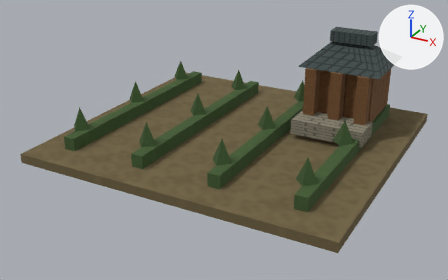
What one commit did to the glTF model app/src/main/assets/3d/field/domestic-FARM-1-lod0.glb.
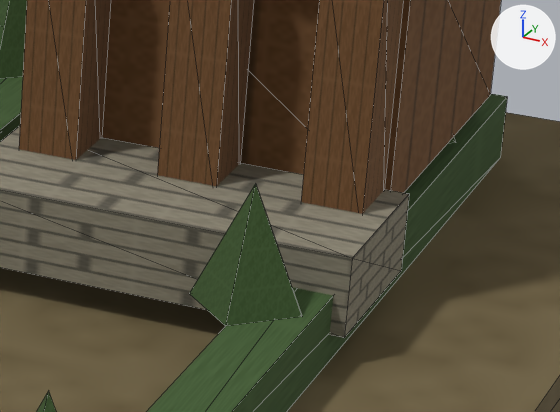
Each version appears first whole from a 50 mm lens placed at (0.735, -1.425, 0.704), pointed at (-0.012, -0.068, 0.026), and next in a close-up on the part from 67% to 89% of the width and 31% to 58% of the height. Arrows for +X, +Y and +Z are at upper right; the lights stay in place. The last two pictures show the newer version. The close-ups show mesh edges as thin lines. Vertices at exactly the same position are counted once.

Script lines for the objects in view, before the commit:
```python
me_mesh_0 = bpy.data.meshes.new('Mesh_0')
me_mesh_0.from_pydata(...)  # 158 vertices, 164 faces; spans x -0.43..0.43, y -0.4..0.4, z 0.0..0.296
me_mesh_0.materials.append(mat_material_0)
ob_mesh_0 = bpy.data.objects.new('Mesh_0', me_mesh_0)
ob_mesh_0.location = (0.0, 0.0, 0.0)
```
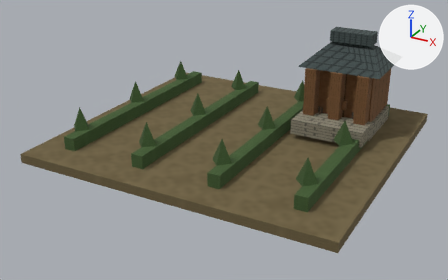
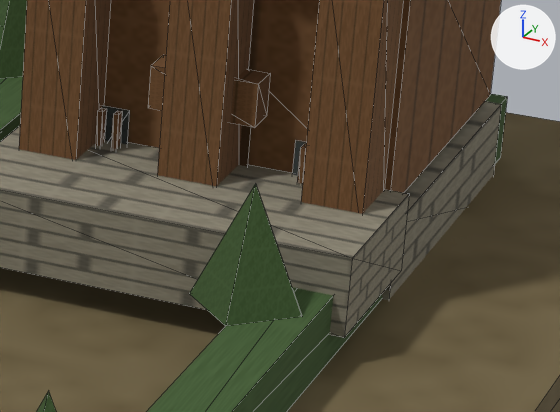
What differs and where, as boxes [x1, y1, x2, y2] in the close-ups (560 x 412 px):
part 1 of me_mesh_0, added (brown)
    after: [382, 101, 501, 300]
part 2 of me_mesh_0, added
    after: [95, 108, 107, 146]
part 3 of me_mesh_0, added
    after: [111, 111, 122, 149]
part 4 of me_mesh_0, added
    after: [297, 144, 306, 184]
part 5 of me_mesh_0, added (brown)
    after: [148, 55, 270, 127]
part 6 of me_mesh_0, added (mostly hidden)
    after: [102, 105, 306, 176]

Edits to the bpy script that builds the scene:
```text
Change me_mesh_0:
    used by ob_mesh_0; location = (0.0, 0.0, 0.0)
    verts and faces of me_mesh_0; kept vertices keep their numbers, new ones are numbered from 158
    remove me_mesh_0.from_pydata(...)  # 158 vertices, 164 faces; spans x -0.43..0.43, y -0.4..0.4, z 0.0..0.296
    add me_mesh_0.from_pydata(...)  # 234 vertices, 250 faces; spans x -0.43..0.43, y -0.4..0.4, z 0.0..0.296
    me_mesh_0 part 1: the loose piece of 8 vertices spanning x 0.15..0.33, y 0.12..0.3, z 0.07..0.21 is copied, and the copy is scaled about its middle by (1.06, 1.04, 0.393), then moved by (0.0, 0.0, -0.102); it spans x 0.145..0.335, y 0.116..0.304, z 0.01..0.065
    me_mesh_0 part 2: the loose piece of 8 vertices spanning x 0.153..0.183, y 0.085..0.12, z 0.07..0.21 is copied, and the copy is scaled about its middle by (0.084, 0.171, 0.35), then moved by (0.017, 0.009, -0.066); it spans x 0.184..0.187, y 0.108..0.114, z 0.049..0.098
    me_mesh_0 part 3: the loose piece of 8 vertices spanning x 0.141..0.339, y 0.03..0.12, z 0.04..0.08 is copied, and the copy is scaled about its middle by (0.0127, 0.0667, 1.22), then moved by (-0.046, 0.036, 0.013); it spans x 0.192..0.195, y 0.108..0.114, z 0.049..0.098
    me_mesh_0 part 4: the loose piece of 8 vertices spanning x 0.297..0.327, y 0.085..0.12, z 0.07..0.21 is copied, and the copy is scaled about its middle by (0.084, 0.171, 0.35), then moved by (-0.023, 0.009, -0.066); it spans x 0.288..0.29, y 0.108..0.114, z 0.049..0.098
    me_mesh_0 part 5: the loose piece of 8 vertices spanning x 0.225..0.255, y 0.085..0.12, z 0.07..0.21 is copied, and the copy is scaled about its middle by (1.8, 0.514, 0.157), then moved by (0.0, 0.005, -0.021); it spans x 0.213..0.267, y 0.099..0.117, z 0.108..0.13
    me_mesh_0 part 6
    add verts[158] = (0.171, 0.117, 0.049)
    add verts[159] = (0.171, 0.117, 0.098)
    add verts[160] = (0.282, 0.117, 0.049)
    add verts[161] = (0.282, 0.117, 0.098)  # pixel (295, 140)
    add for new, old in zip([*range(162, 166)], [*range(158, 162)]): verts[new] = verts[old] + (0.027, 0.0, 0.0)
    add verts[166] = (0.22, 0.117, 0.07)
    add verts[167] = (0.26, 0.117, 0.07)
    add verts[168] = (0.26, 0.117, 0.108)
    add verts[169] = (0.22, 0.117, 0.108)
    add faces += [(166, 167, 168), (166, 168, 169), (158, 162, 163), (158, 163, 159), (160, 164, 165), (160, 165, 161)]
    other edits to the shape of me_mesh_0 do not show in these pictures
```
